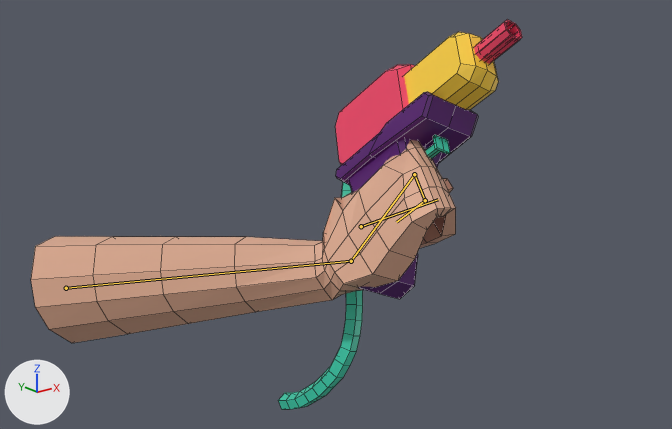
Before and after pictures for a commit that changed the Blender file Modelado/arma.blend.
Rendered twice from a 50 mm lens placed at (-6.06, -8.32, 5.23), pointed at (1.68, 1.35, 1.37). Every picture has the same lights, and +X, +Y and +Z are marked at lower left. Both versions are drawn at frame 5 of the action 'ArmatureAction'; the numbers are the values there. The bones that bend it are drawn over the model as lines. Mesh edges are drawn as thin lines.

In view in the first picture: 'brazo', 'pistola'.
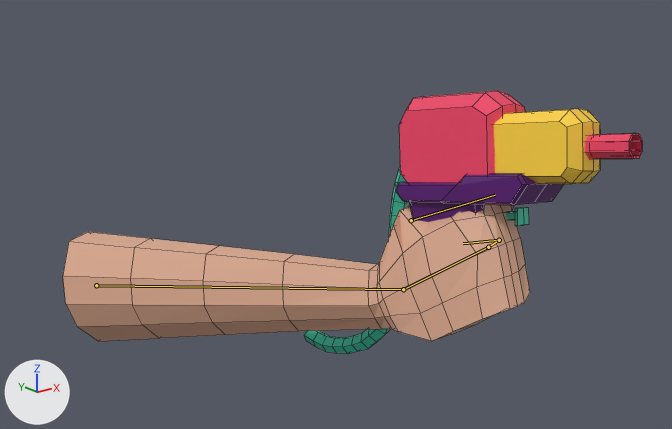
What the commit changed:
Bone 'BRAZO' (bone_brazo) moves from (-0.32, -1.39, -0.66) to (-0.18, -0.79, -0.37).
Bone 'BRAZO' (bone_brazo) turns from (25, 5, -11) to (25, 3, -6) degrees about its own x, y and z.
Bone 'PALMA' (bone_palma) turns from (17, -39, -53) to (-6, -20, -25) degrees about its own x, y and z.
Bone 'DEDOS 1' (bone_dedos_1) turns from (123, 2, 18) to (111, 2, 18) degrees about its own x, y and z.
Bone 'DEDOS 2' (bone_dedos_2) turns from (52, 0, 0) to (62, 0, 0) degrees about its own x, y and z.
Bone 'PULGAR' (bone_pulgar) turns from (93, -47, -82) to (94, -53, -82) degrees about its own x, y and z.

Boxes (x1, y1, x2, y2) around the edits, measured in the pictures (672 x 429 px):
'brazo', posed
    before: (31, 140, 456, 343)
    after: (63, 204, 530, 341)
'pistola', posed (39% wider, 32% shorter)
    before: (278, 19, 522, 409)
    after: (304, 91, 643, 354)
bone 'BRAZO', root to tip
    before: (66, 288) to (351, 261)
    after: (96, 285) to (403, 289)
bone 'PALMA', root to tip
    before: (351, 261) to (414, 174)
    after: (403, 289) to (488, 247)
bone 'DEDOS 1', root to tip
    before: (414, 174) to (425, 200)
    after: (488, 247) to (499, 240)
bone 'DEDOS 2', root to tip
    before: (425, 200) to (396, 222)
    after: (499, 240) to (463, 243)
bone 'PULGAR', root to tip
    before: (361, 226) to (438, 199)
    after: (411, 220) to (495, 195)
